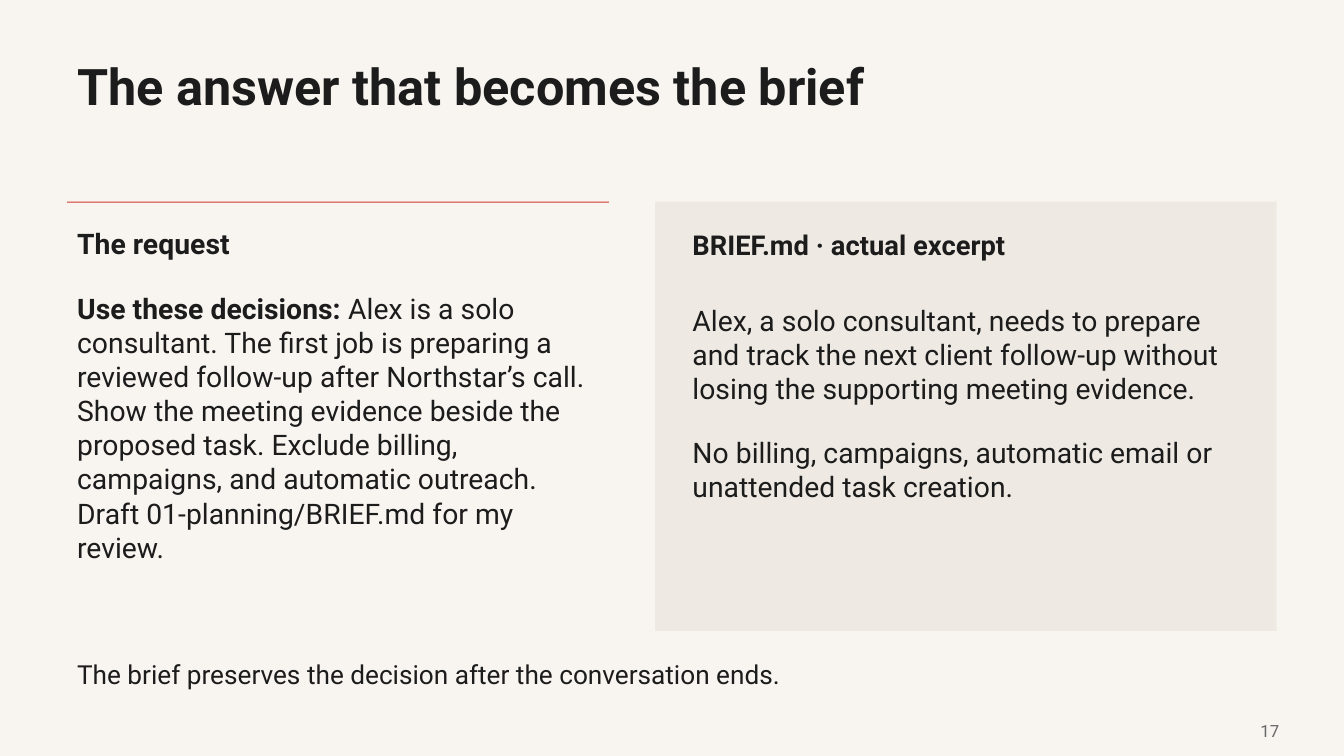
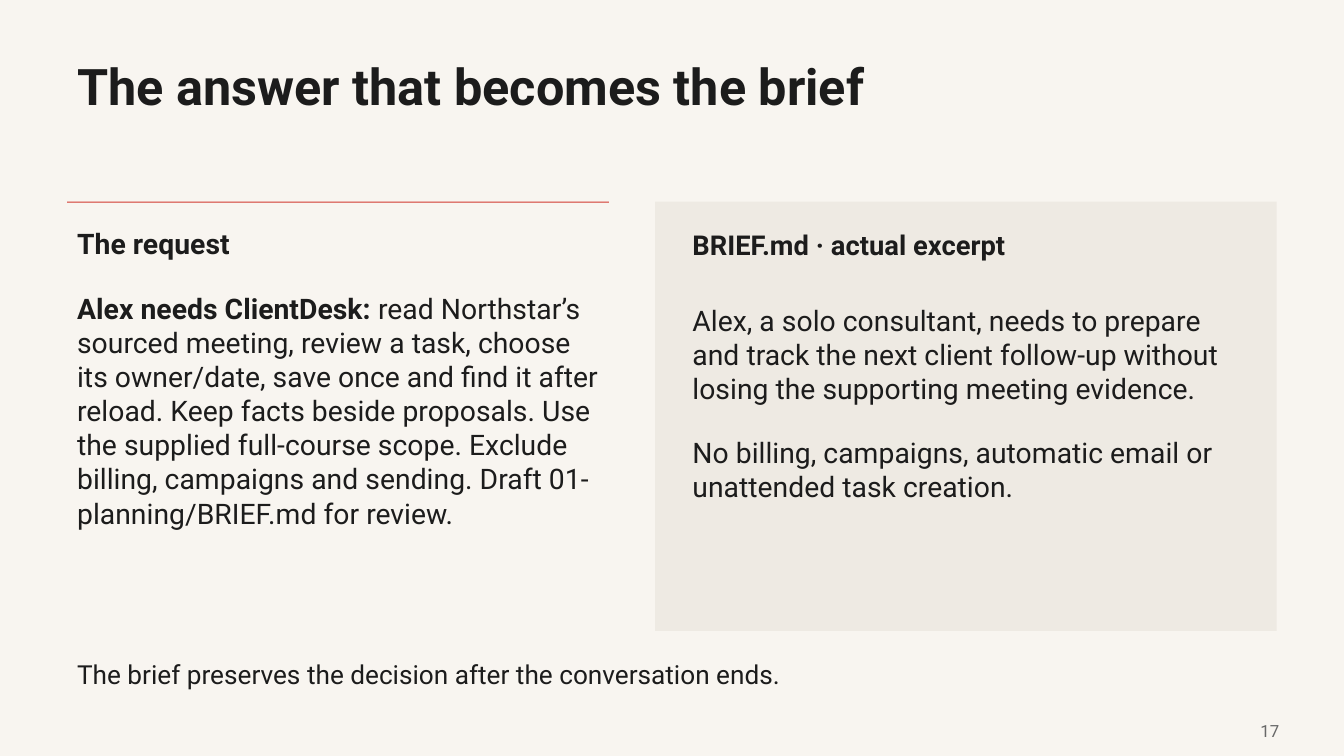
Before and after one commit to promptadvisers/claude-code-next-steps, a slide deck: slide 17 of slides/ClientDesk_Course_End_to_End.pptx. Drawn at 1344x756 pixels with LibreOffice and Linux fonts; fonts in the diff are those of the drawing. Boxes give left, top, right and bottom in pixels: in the first picture for what was removed or moved away, otherwise in the second. Text is boxed around its words. In the diff, an @@ line names an element or a change of style, - is before the commit and + after.

Commit message:
Revise course prompts and live checkpoints from independent Claude Desktop rehearsal

```diff
--- a/slides/ClientDesk_Course_End_to_End.pptx
+++ b/slides/ClientDesk_Course_End_to_End.pptx
@@ text at box(77, 297, 598, 530): text changed @@
-Use these decisions: Alex is a solo consultant. The first job is preparing a reviewed follow-up after Northstar’s call. Show the meeting evidence beside the proposed task. Exclude billing, campaigns, and automatic outreach. Draft 01-planning/BRIEF.md for my review.
+Alex needs ClientDesk: read Northstar’s sourced meeting, review a task, choose its owner/date, save once and find it after reload. Keep facts beside proposals. Use the supplied full-course scope. Exclude billing, campaigns and sending. Draft 01-planning/BRIEF.md for review.
```
Also in this commit, not shown: 11 other slides changed, 16 other files.
